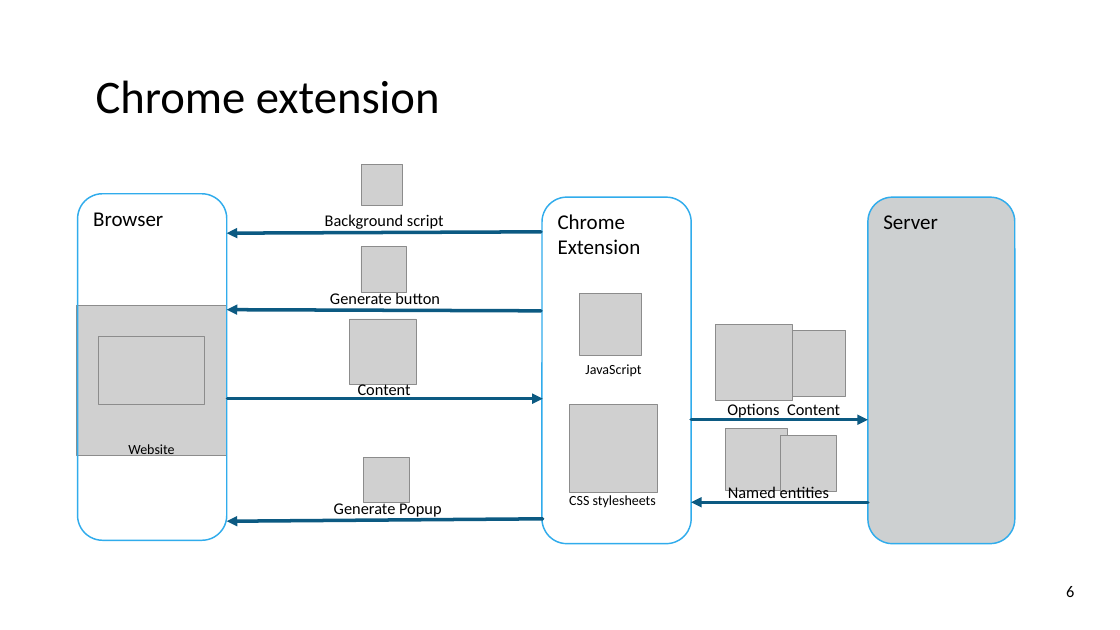
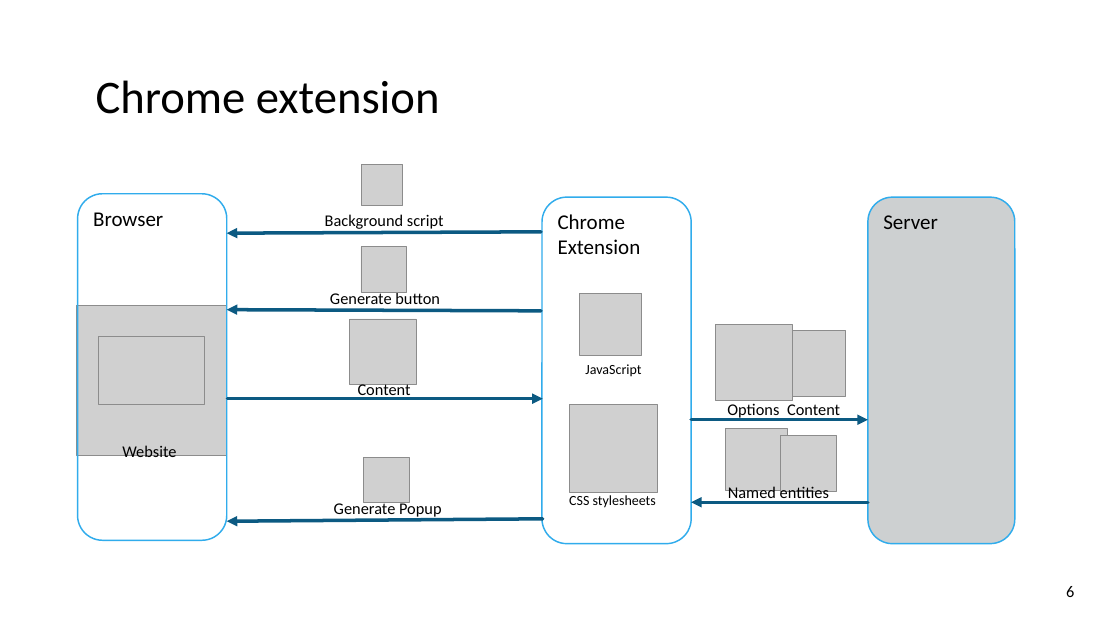
Before and after one commit to ofrendo/SemanticWebTechnologies, a slide deck: slide 6 of ProjectPresentation/EntityAnnotation.pptx. Drawn at 1120x630 pixels with LibreOffice and Linux fonts; fonts in the diff are those of the drawing; grey boxes stand for pictures; background and template pictures are left out. Boxes give left, top, right and bottom in pixels: in the first picture for what was removed or moved away, otherwise in the second. Text is boxed around its words. In the diff, an @@ line names an element or a change of style, - is before the commit and + after.

```diff
--- a/ProjectPresentation/EntityAnnotation.pptx
+++ b/ProjectPresentation/EntityAnnotation.pptx
@@ text "Website" at <box>122,445,176,462</box>: size 12 to 14 pt @@
```
Also in this commit, not shown: 1 slide added, 1 other file.
